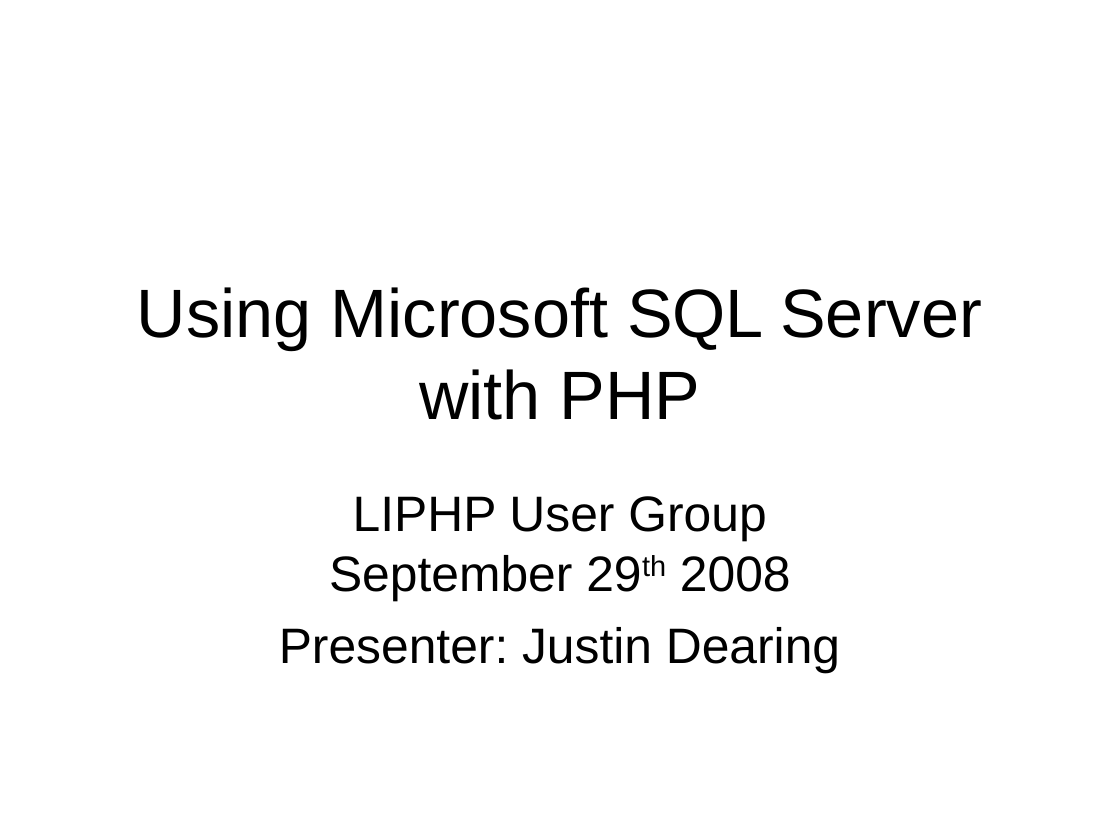
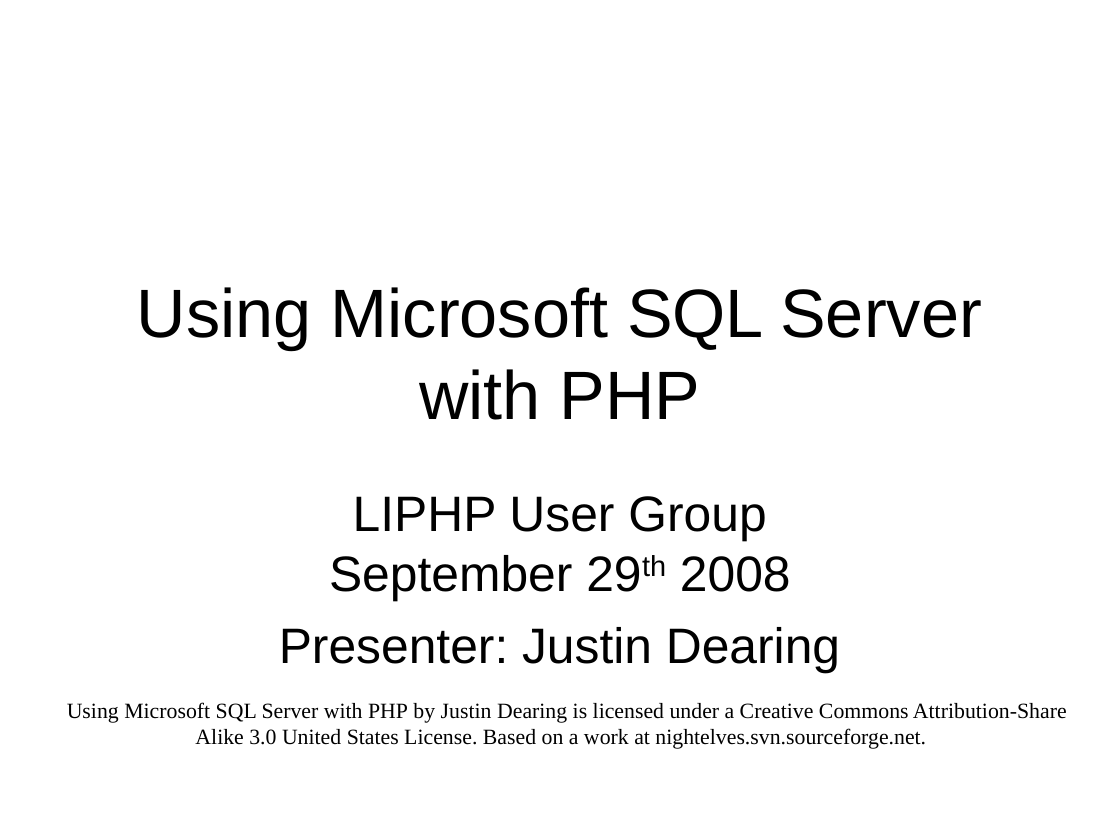
Before and after one commit to LIPHP/Employee-Contact-List, a slide deck: slide 1 of Docs/Using Microsoft SQL Server with PHP.ppt. Drawn at 1120x840 pixels with LibreOffice and Linux fonts; fonts in the diff are those of the drawing. Boxes give left, top, right and bottom in pixels: in the first picture for what was removed or moved away, otherwise in the second. Text is boxed around its words. In the diff, an @@ line names an element or a change of style, - is before the commit and + after.

Commit message:
Added Creative Commons attribution.

```diff
--- a/Docs/Using Microsoft SQL Server with PHP.ppt
+++ b/Docs/Using Microsoft SQL Server with PHP.ppt
@@ text added at (x1=67, y1=702, x2=1067, y2=749), 14 pt, text #000000 @@
+Using Microsoft SQL Server with PHP by Justin Dearing is licensed under a Creative Commons Attribution-Share Alike 3.0 United States License. Based on a work at nightelves.svn.sourceforge.net.
```
Also in this commit, not shown: 1 other slide changed.
